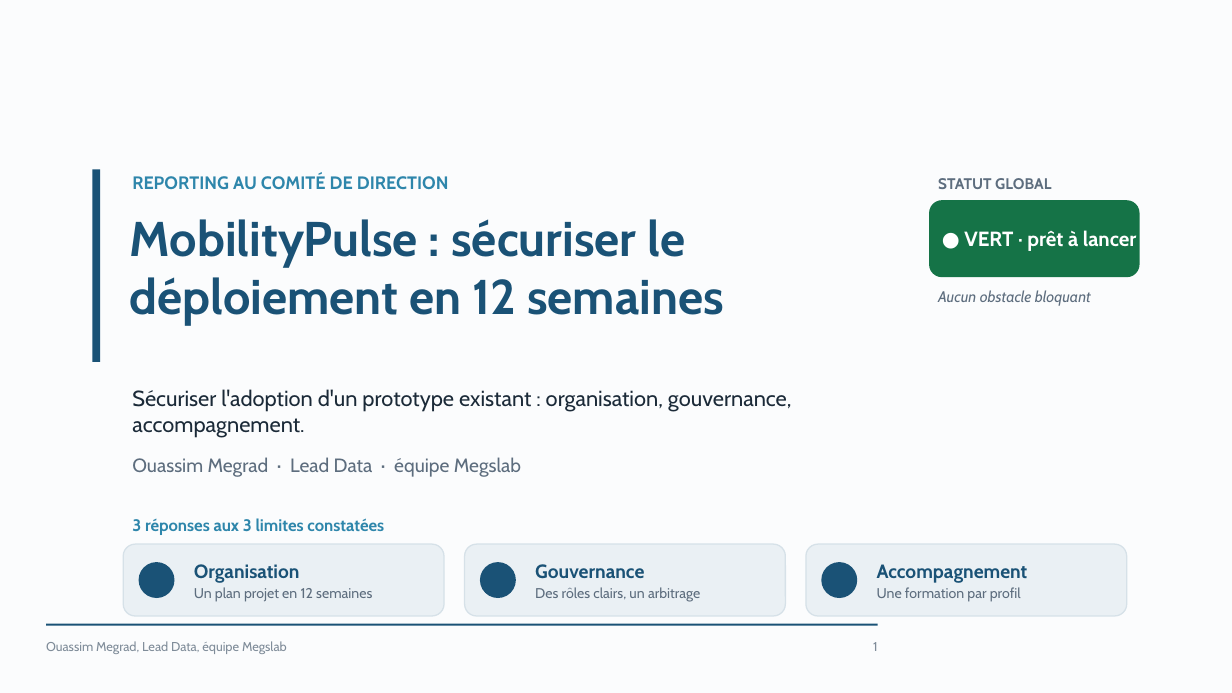
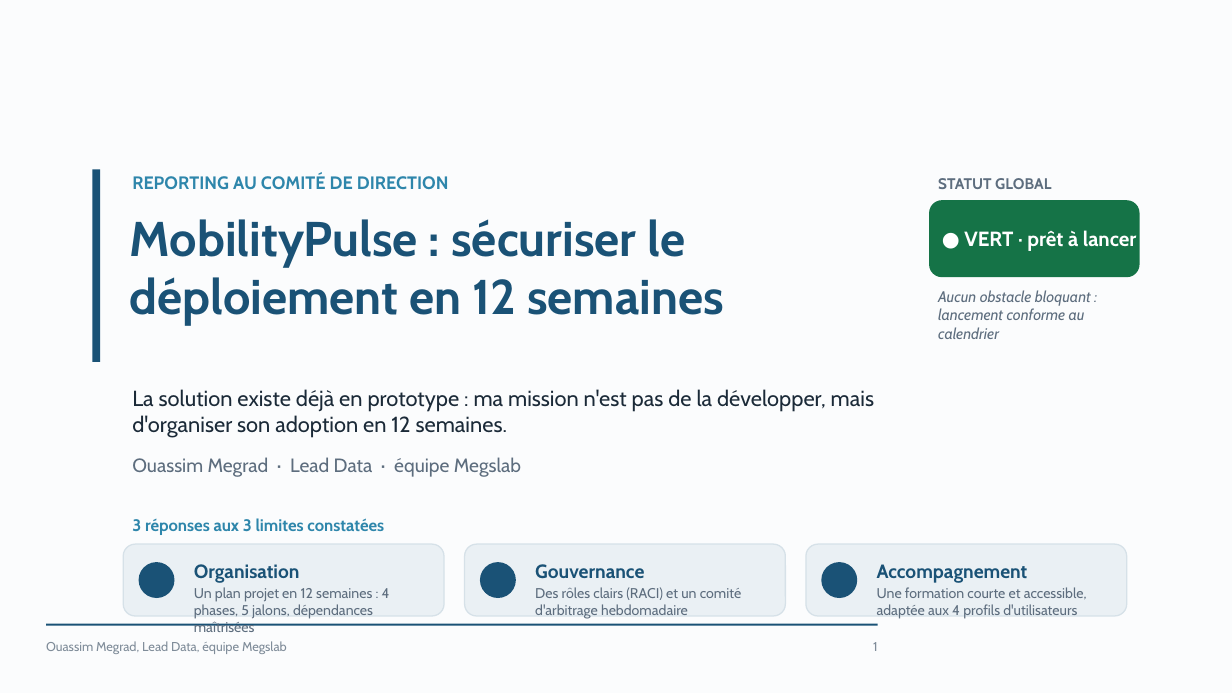
Before and after one commit to ouassim16wass/bloc_e4, a slide deck: slide 1 of livrables/support_reporting_direction.pptx. Drawn at 1232x693 pixels with LibreOffice and Linux fonts; fonts in the diff are those of the drawing. Boxes give left, top, right and bottom in pixels: in the first picture for what was removed or moved away, otherwise in the second. Text is boxed around its words. In the diff, an @@ line names an element or a change of style, - is before the commit and + after.

```diff
--- a/livrables/support_reporting_direction.pptx
+++ b/livrables/support_reporting_direction.pptx
@@ text at box(938, 290, 1091, 339): text changed @@
-Aucun obstacle bloquant
+Aucun obstacle bloquant : lancement conforme au calendrier
@@ text at box(132, 389, 874, 438): text changed @@
-Sécuriser l'adoption d'un prototype existant : organisation, gouvernance, accompagnement.
+La solution existe déjà en prototype : ma mission n'est pas de la développer, mais d'organiser son adoption en 12 semaines.
@@ text at box(194, 587, 390, 632): text changed @@
-Un plan projet en 12 semaines
+Un plan projet en 12 semaines : 4 phases, 5 jalons, dépendances maîtrisées
@@ text at box(535, 587, 741, 619): text changed @@
-Des rôles clairs, un arbitrage
+Des rôles clairs (RACI) et un comité d'arbitrage hebdomadaire
@@ text at box(877, 587, 1087, 619): text changed @@
-Une formation par profil
+Une formation courte et accessible, adaptée aux 4 profils d'utilisateurs
```
Also in this commit, not shown: 7 other slides changed, 1 slide added, 1 other file.
